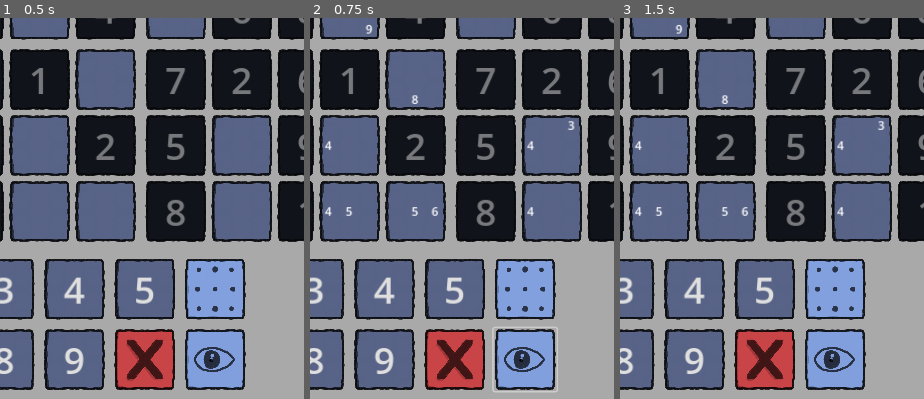
Above: before the commit, frames 1-3 (left to right).
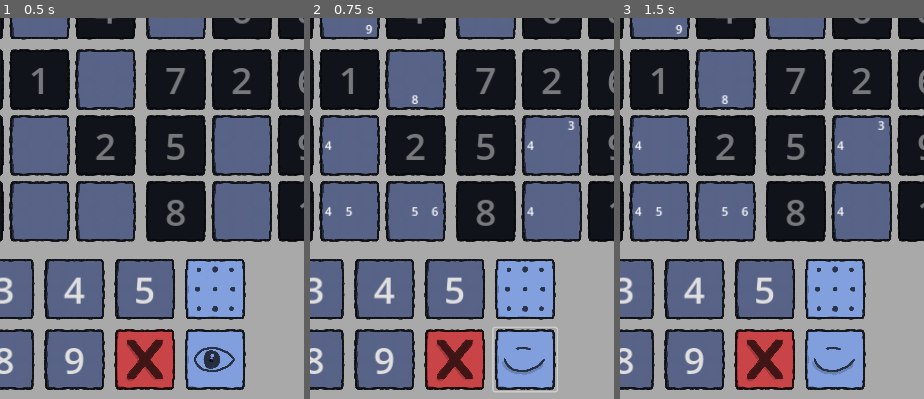
Above: after the commit, the same moments.

Repository: gitMickehh/soduku-recreation
Game: Godot game, scene res://soduku_scene.tscn
The game is run twice, just before and just after one commit, with the same random seed, the same clock (stepped at 60 frames per second) and the same inputs.
Inputs (mouse positions are % of the whole screen's width and height, from its top left):
- Up to frame 1 (0.5 s): no input
- Up to frame 2 (0.75 s): click (79, 95) at 0.5 s
- Up to frame 3 (1.5 s): click (17, 5) at 1.27 s
The pictures show only the part of the screen within x 44-93%, y 50-100%; the shares and areas given below are measured in that part.

Frame 1 is identical in both runs. In frame 2, 0.4% of the frame differs, in the area x 63-78%, y 86-94%; in frame 3, 0.4%.

Commit message:
fixed a little toggle view bug!

Diff:
--- a/scripts/input_lines_container_manager.gd
+++ b/scripts/input_lines_container_manager.gd
@@ -18,7 +18,7 @@
 signal new_input_chosen(new_input: int)
 signal toggle_candidate_view_signal(togglethingy: bool)
 
-var toggle_candidates_view_state: bool = false
+var candidates_view_state: bool = false
 var buttons: Array[Button_Logic] = []
 
 func _ready() -> void:
@@ -47,7 +47,7 @@
 	_update_buttons_colors()
 
 	#toggle candidates button stuff
-	toggle_candidates_view_state = false
+	candidates_view_state = false
 	candidates_view_mode_button.connect("pressed", _toggle_candidates_view_button_pressed)
 
 func _on_input_button_pressed(button: Button_Logic) -> void:
@@ -59,10 +59,10 @@
 		button.set_selected(selected_button == button)
 
 func _toggle_candidates_view_button_pressed() -> void:
-	toggle_candidates_view_state = !toggle_candidates_view_state
-	_toggle_candidates_mode_button_visual_update()
+	candidates_view_state = !candidates_view_state
 
-	toggle_candidate_view_signal.emit(toggle_candidates_view_state)
+	_toggle_candidates_view_button_visual_update()
+	toggle_candidate_view_signal.emit(candidates_view_state)
 
 func _update_buttons_colors() -> void:
 	for button in buttons:
@@ -71,18 +71,17 @@
 			button.text = ""
 		else:
 			button.default_color()
-			#button.update_button_styleboxes(N_input_stylebox ,D_input_stylebox, D_input_stylebox)
 		button.toggle_hints(false)
 
 	toggle_candidates_mode_button.update_button_styleboxes(N_candidate_input_mode_stylebox, D_candidate_input_mode_stylebox, D_candidate_input_mode_stylebox)
 	toggle_candidates_mode_button.toggle_hints(false)
 
 	candidates_view_mode_button.toggle_hints(false)
-	_toggle_candidates_mode_button_visual_update()
-	toggle_candidate_view_signal.emit(toggle_candidates_view_state)
+	_toggle_candidates_view_button_visual_update()
+	toggle_candidate_view_signal.emit(candidates_view_state)
 
-func _toggle_candidates_mode_button_visual_update() -> void:
-	if toggle_candidates_view_state:
+func _toggle_candidates_view_button_visual_update() -> void:
+	if candidates_view_state:
 		candidates_view_mode_button.update_button_styleboxes(D_candidates_view_stylebox, D_candidates_view_stylebox, N_candidates_view_stylebox)
 	else:
 		candidates_view_mode_button.update_button_styleboxes(N_candidates_view_stylebox, N_candidates_view_stylebox, D_candidates_view_stylebox)
--- a/soduku_scene.tscn
+++ b/soduku_scene.tscn
@@ -935,6 +935,7 @@
 theme_override_styles/hover = SubResource("StyleBoxTexture_q1yam")
 theme_override_styles/pressed = SubResource("StyleBoxTexture_2gmd8")
 theme_override_styles/normal = SubResource("StyleBoxTexture_6htgb")
+text = "f"
 N_default_color_stylebox = SubResource("StyleBoxTexture_6htgb")
 H_default_color_stylebox = SubResource("StyleBoxTexture_q1yam")
 D_default_color_stylebox = SubResource("StyleBoxTexture_2gmd8")
@@ -1042,8 +1043,7 @@
 theme_override_styles/hover = SubResource("StyleBoxTexture_l0gnq")
 theme_override_styles/pressed = SubResource("StyleBoxTexture_hdhwy")
 theme_override_styles/normal = SubResource("StyleBoxTexture_d2lpu")
-text = "
-"
+text = "f"
 N_default_color_stylebox = SubResource("StyleBoxTexture_d2lpu")
 H_default_color_stylebox = SubResource("StyleBoxTexture_l0gnq")
 D_default_color_stylebox = SubResource("StyleBoxTexture_hdhwy")
